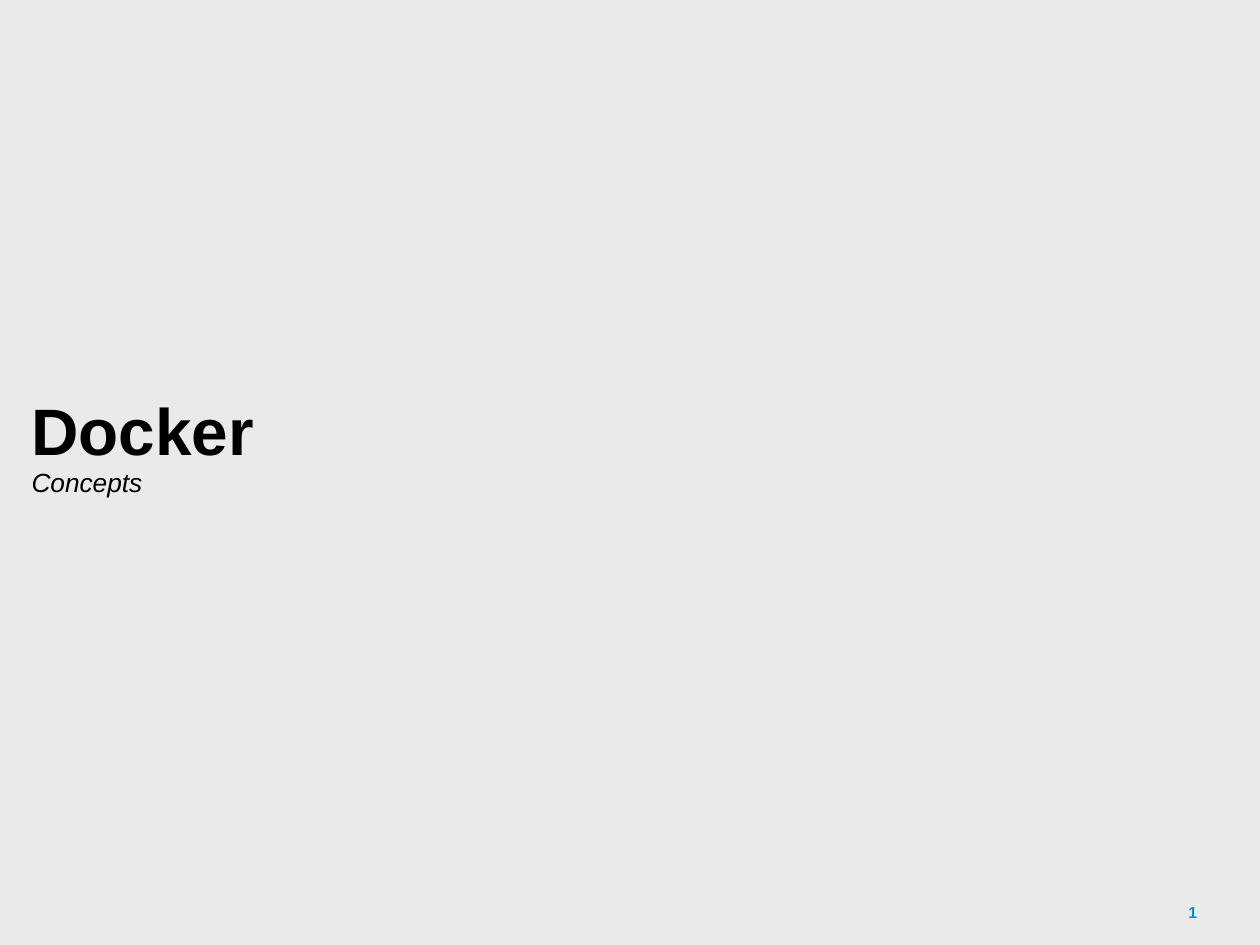
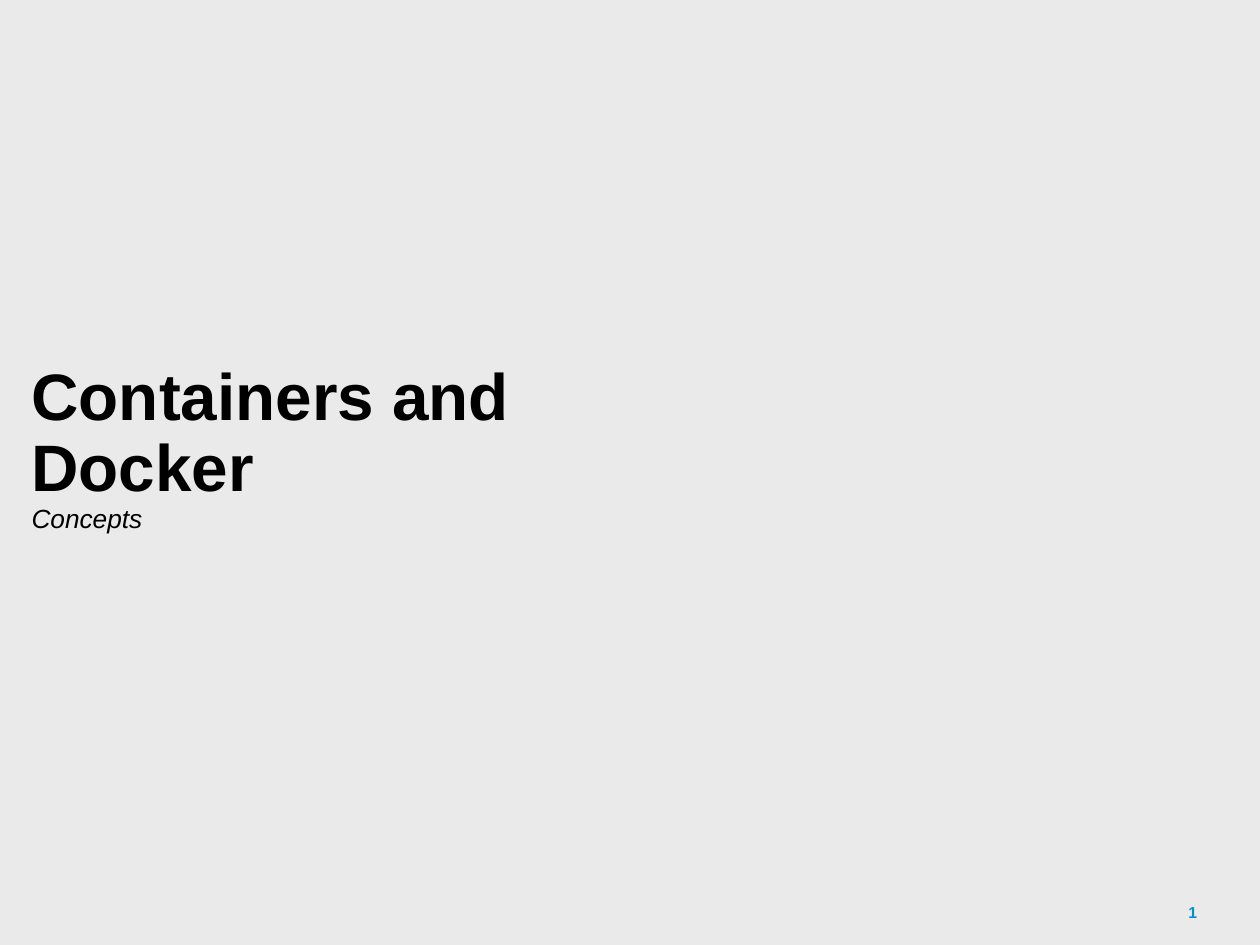
Before and after one commit to patrocinio/cloud-private-bootcamp, a slide deck: slide 1 of Units_development/Containers and Docker_AWG.pptx. Drawn at 1260x945 pixels with LibreOffice and Linux fonts; fonts in the diff are those of the drawing; background and template pictures are left out. Boxes give left, top, right and bottom in pixels: in the first picture for what was removed or moved away, otherwise in the second. Text is boxed around its words. In the diff, an @@ line names an element or a change of style, - is before the commit and + after.

```diff
--- a/Units_development/Containers and Docker_AWG.pptx
+++ b/Units_development/Containers and Docker_AWG.pptx
@@ title at box(32, 372, 509, 534): text changed; size 15 to 37.5 pt; bold on; italic off @@
-Docker
-Concepts
+Containers and Docker
+Concepts
```
Also in this commit, not shown: 9 other slides changed, 5 slides added, 2 slides removed.
